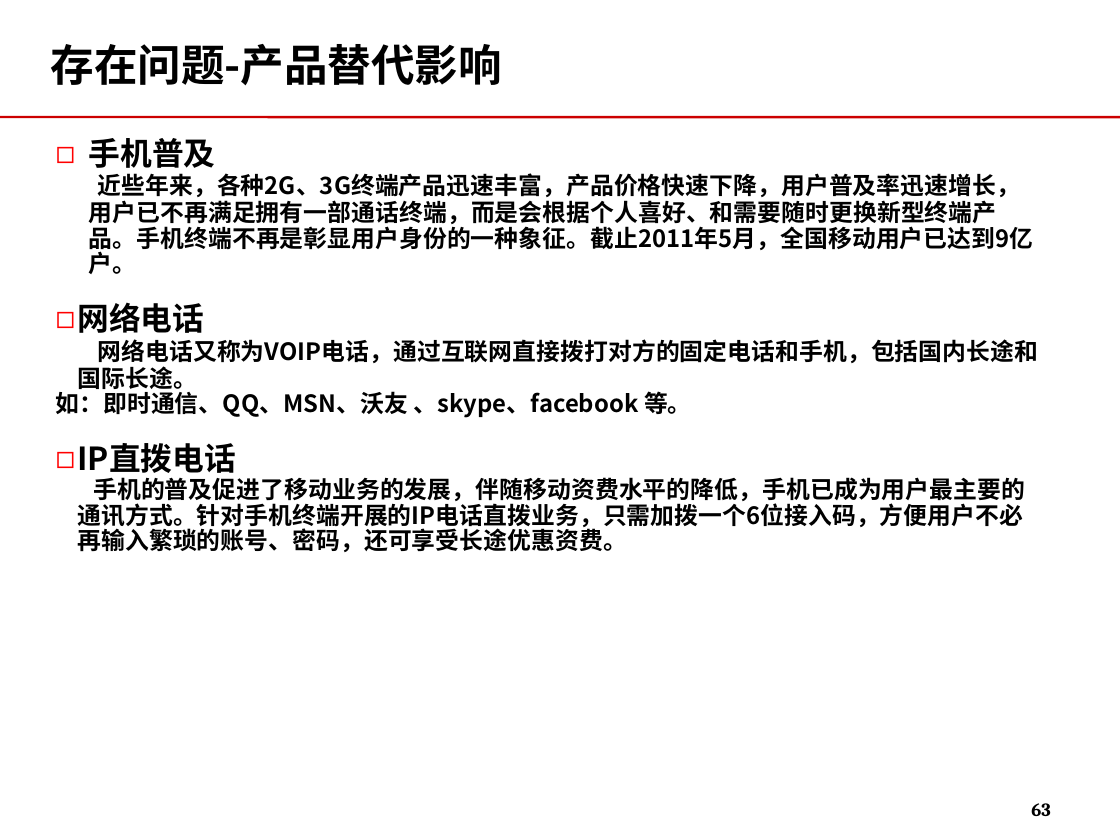
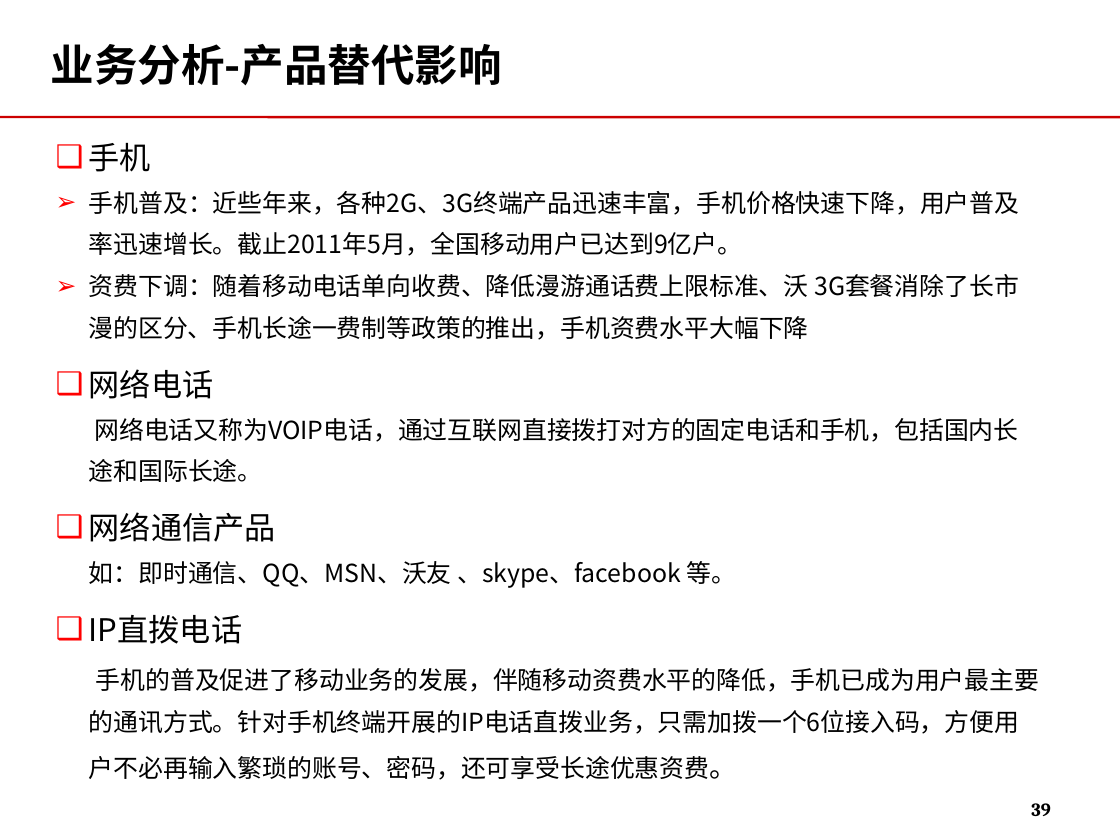
Before and after one commit to momo1101/unicardsrch, a slide deck: slide 39 of 软课题文本/软课题-中国联通电信卡业务及策略研究.ppt (slide 63 before the commit). Drawn at 1120x840 pixels with LibreOffice and Linux fonts; fonts in the diff are those of the drawing; background and template pictures are left out. Boxes give left, top, right and bottom in pixels: in the first picture for what was removed or moved away, otherwise in the second. Text is boxed around its words. In the diff, an @@ line names an element or a change of style, - is before the commit and + after.

```diff
--- a/软课题文本/软课题-中国联通电信卡业务及策略研究.ppt
+++ b/软课题文本/软课题-中国联通电信卡业务及策略研究.ppt
@@ title at (x1=51, y1=44, x2=502, y2=85): text changed @@
-存在问题-产品替代影响
+业务分析-产品替代影响
@@ text "手机" moved from (x1=56, y1=138, x2=1039, y2=552) to (x1=89, y1=143, x2=1039, y2=780) @@
@@ text at (x1=89, y1=143, x2=1020, y2=340): text changed; size 15.3 to 16 pt; bold off @@
-◻ 手机普及
-近些年来，各种2G、3G终端产品迅速丰富，产品价格快速下降，用户普及率迅速增长，用户已不再满足拥有一部通话终端，而是会根据个人喜好、和需要随时更换新型终端产品。手机终端不再是彰显用户身份的一种象征。截止2011年5月，全国移动用户已达到9亿户。
+❑ 手机
+➢ 手机普及：近些年来，各种2G、3G终端产品迅速丰富，手机价格快速下降，用户普及率迅速增长。截止2011年5月，全国移动用户已达到9亿户。
+➢ 资费下调：随着移动电话单向收费、降低漫游通话费上限标准、沃 3G套餐消除了长市漫的区分、手机长途一费制等政策的推出，手机资费水平大幅下降
@@ text at (x1=89, y1=369, x2=1039, y2=780): size 20.4 to 20 pt in "网络电话", "IP直拨电话"; bold off in "网络电话", "网络电话又称为VOIP电话，通过互联网直接拨打对方的固定电话和手机，包括国内长途和国际长途。", "如：即时通信、QQ、MSN、沃友 、skype、facebook 等。", "IP直拨电话" and 1 more places; size 15.3 to 16 pt in "网络电话又称为VOIP电话，通过互联网直接拨打对方的固定电话和手机，包括国内长途和国际长途。", "如：即时通信、QQ、MSN、沃友 、skype、facebook 等。", "手机的普及促进了移动业务的发展，伴随移动资费水平的降低，手机已成为用户最主要的通讯方式。针对手机终端开展的IP电话直拨业 ..."; size 15.3 to 18 pt in "手机的普及促进了移动业务的发展，伴随移动资费水平的降低，手机已成为用户最主要的通讯方式。针对手机终端开展的IP电话直拨业 ..."; bullet ◻ to ❑; line spacing 0.9 to 1.4; more space between paragraphs; indent changed @@
@@ text at (x1=89, y1=512, x2=276, y2=542): paragraph added @@
+  ❑ 网络通信产品
@@ page number at (x1=1031, y1=803, x2=1050, y2=816): text changed @@
-63
+39
```
Also in this commit, not shown: 37 other slides changed, 3 slides added, 27 slides removed.
